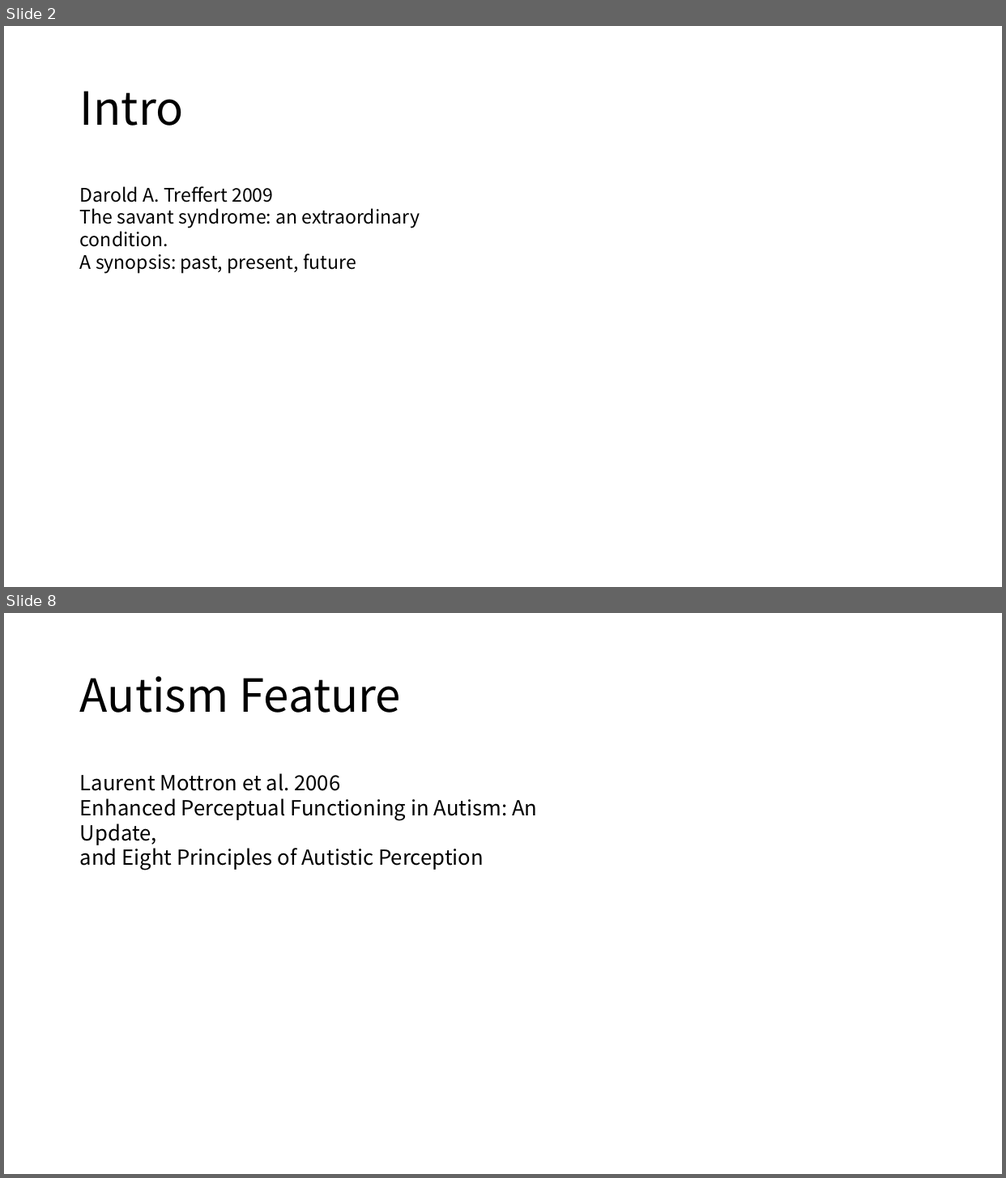
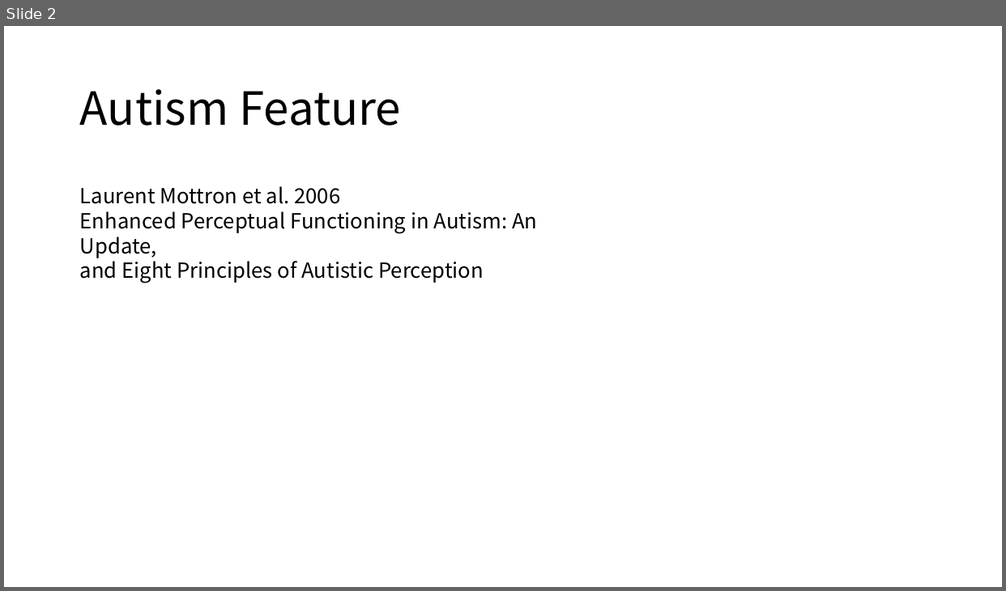
Before and after one commit to topaz11100/PROGRESS, a slide deck: 2_0729/0729_progress.pptx. Shown one above the other, each under a label of ours: slides 2 and 8 before the commit, slide 2 after it; the slides between them are not shown. The pictures are 1006x1178 and 1006x591 pixels, drawn with LibreOffice and Linux fonts; fonts in the diff are those of the drawing. Boxes give left, top, right and bottom in pixels: in the first picture for what was removed or moved away, otherwise in the second. Text is boxed around its words. In the diff, an @@ line names an element or a change of style, - is before the commit and + after.

```diff
--- a/2_0729/0729_progress.pptx
+++ b/2_0729/0729_progress.pptx
@@ slide 2 removed at [4, 26, 1002, 587], background #FFFFFF @@
@@ title removed at [80, 91, 184, 126] @@
-Intro
@@ text removed at [80, 186, 420, 274] @@
-Darold A. Treffert 2009
-The savant syndrome: an extraordinary condition.
-A synopsis: past, present, future
@@ what was slide 8 is now slide 2 @@
```
Also in this commit, not shown: 1 slide changed, 5 other slides removed, 2 other files.
